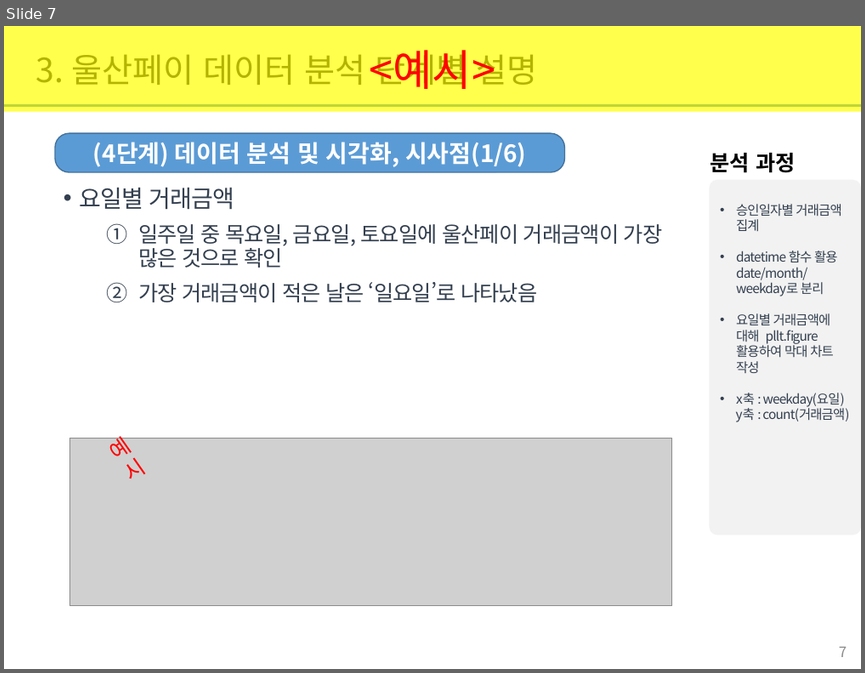
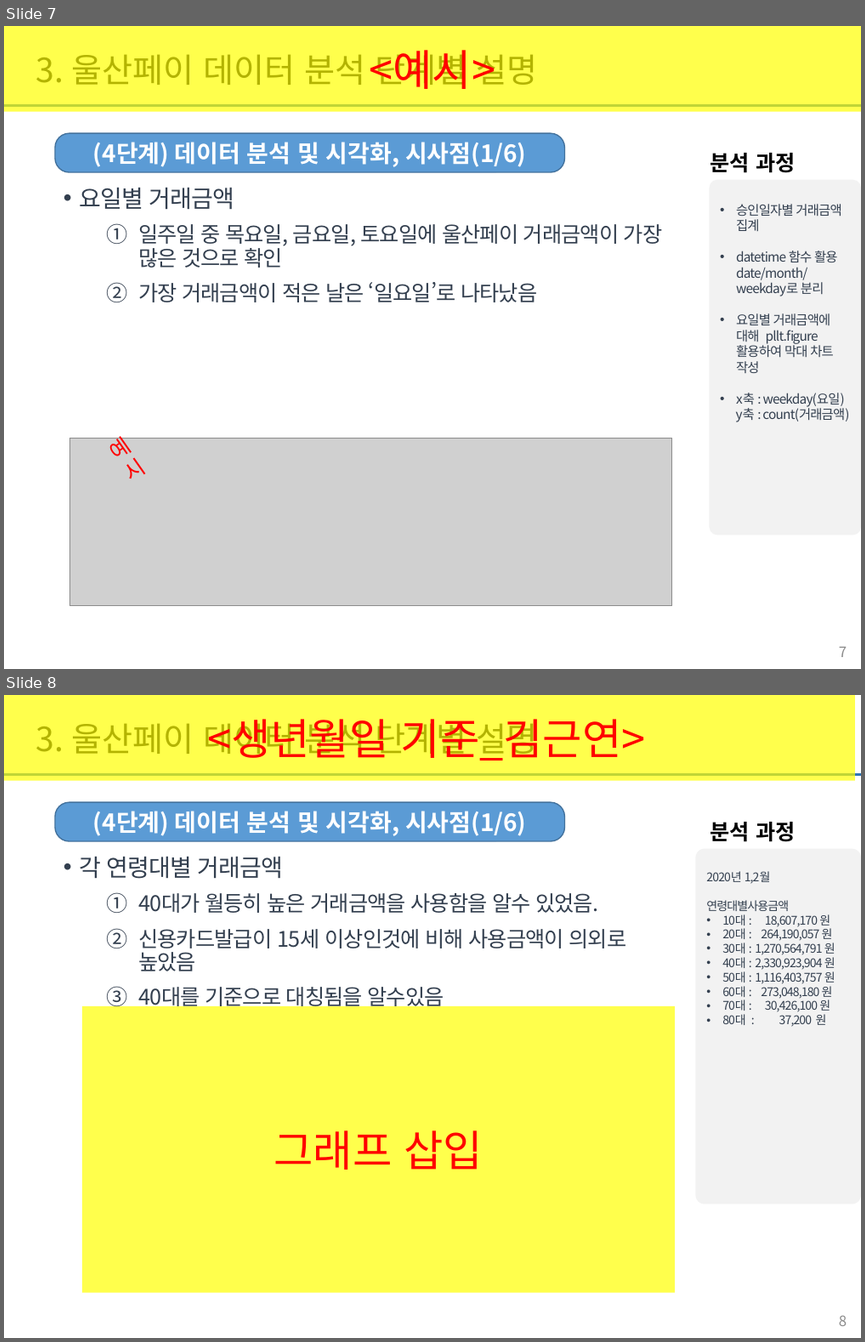
Before and after one commit to jamesjhk/Project_B, a slide deck: 빅데이터 기반 울산페이 사용 분석 보고서_ProjectB.pptx. Shown one above the other, each under a label of ours: slide 7 before the commit, slides 7 and 8 after it. The pictures are 865x673 and 865x1342 pixels, drawn with LibreOffice and Linux fonts; fonts in the diff are those of the drawing; grey boxes stand for pictures. Boxes give left, top, right and bottom in pixels: in the first picture for what was removed or moved away, otherwise in the second. Text is boxed around its words. In the diff, an @@ line names an element or a change of style, - is before the commit and + after.

Commit message:
연령별 추가ppt

```diff
--- a/빅데이터 기반 울산페이 사용 분석 보고서_ProjectB.pptx
+++ b/빅데이터 기반 울산페이 사용 분석 보고서_ProjectB.pptx
@@ slide 8 added at (4, 695, 861, 1338), background #FFFFFF; not listed: 2 template elements that a slide beside it also shows @@
@@ rectangle added at (4, 695, 855, 781), fill #FFFF00 at 70% opacity, 36 pt, text #FF0000 @@
+<생년월일 기준_김근연>
@@ text added at (36, 719, 537, 760), 28 pt, text #000000 @@
+3. 울산페이 데이터 분석 단계별 설명
@@ rounded rectangle added at (55, 802, 565, 841), fill #5B9BD5, outline #43739E 1 pt, 20 pt, text #FFFFFF, bold @@
+(4단계) 데이터 분석 및 시각화, 시사점(1/6)
@@ text added at (710, 822, 794, 842), 18 pt, text #000000, bold @@
+분석 과정
@@ text added at (80, 857, 284, 879), 20 pt, text #333F50 @@
+• 각 연령대별 거래금액
@@ rounded rectangle added at (695, 848, 861, 1204), fill #F2F2F2, 10 pt, text #333F50 @@
+  2020년 1,2월 연령대별사용금액
+  • 10대 : 18,607,170 원
+  • 20대 : 264,190,057 원
+  • 30대 : 1,270,564,791 원
+  • 40대 : 2,330,923,904 원
+  • 50대 : 1,116,403,757 원
+  • 60대 : 273,048,180 원
+  • 70대 : 30,426,100 원
+  • 80대 : 37,200 원
@@ text added at (138, 893, 626, 1009), 18 pt, text #333F50 @@
+  1. 40대가 월등히 높은 거래금액을 사용함을 알수 있었음.
+  2. 신용카드발급이 15세 이상인것에 비해 사용금액이 의외로 높았음
+  3. 40대를 기준으로 대칭됨을 알수있음
@@ rectangle added at (82, 1006, 675, 1293), fill #FFFF00 at 70% opacity, 36 pt, text #FF0000 @@
+그래프 삽입
```
Also in this commit, not shown: 7 slides changed, 2 other slides added, 2 slides removed.
